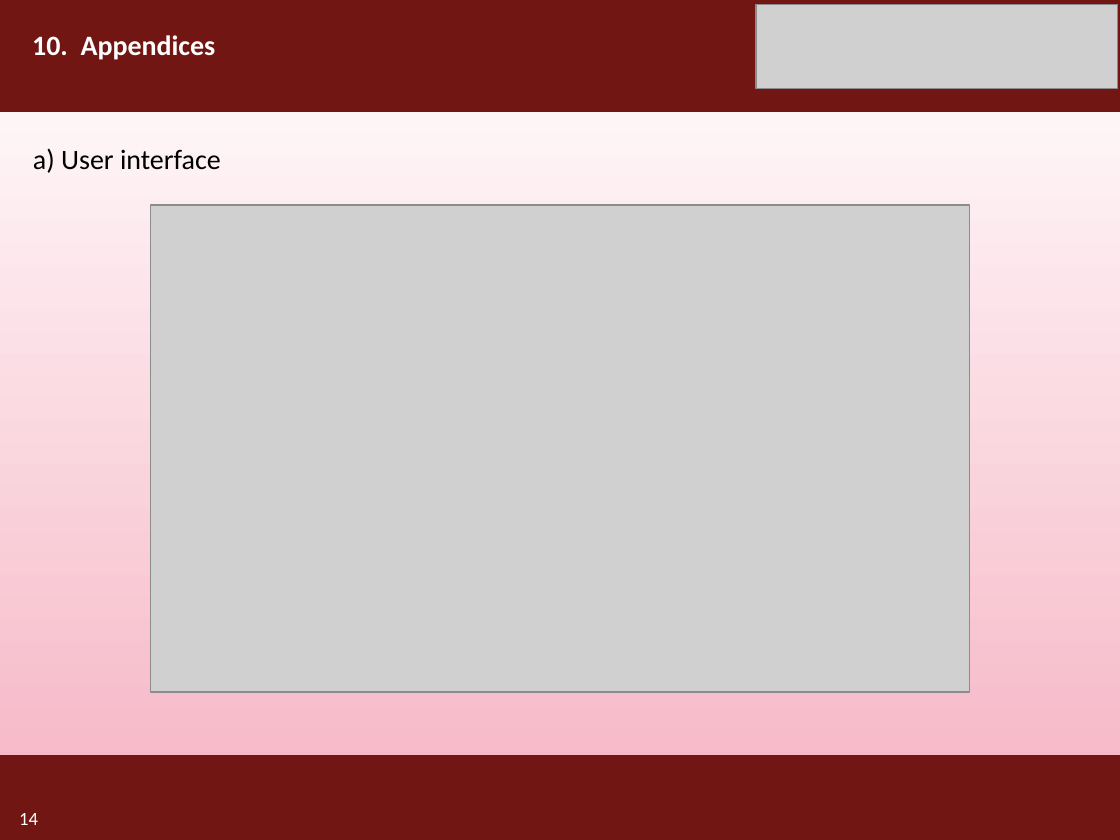
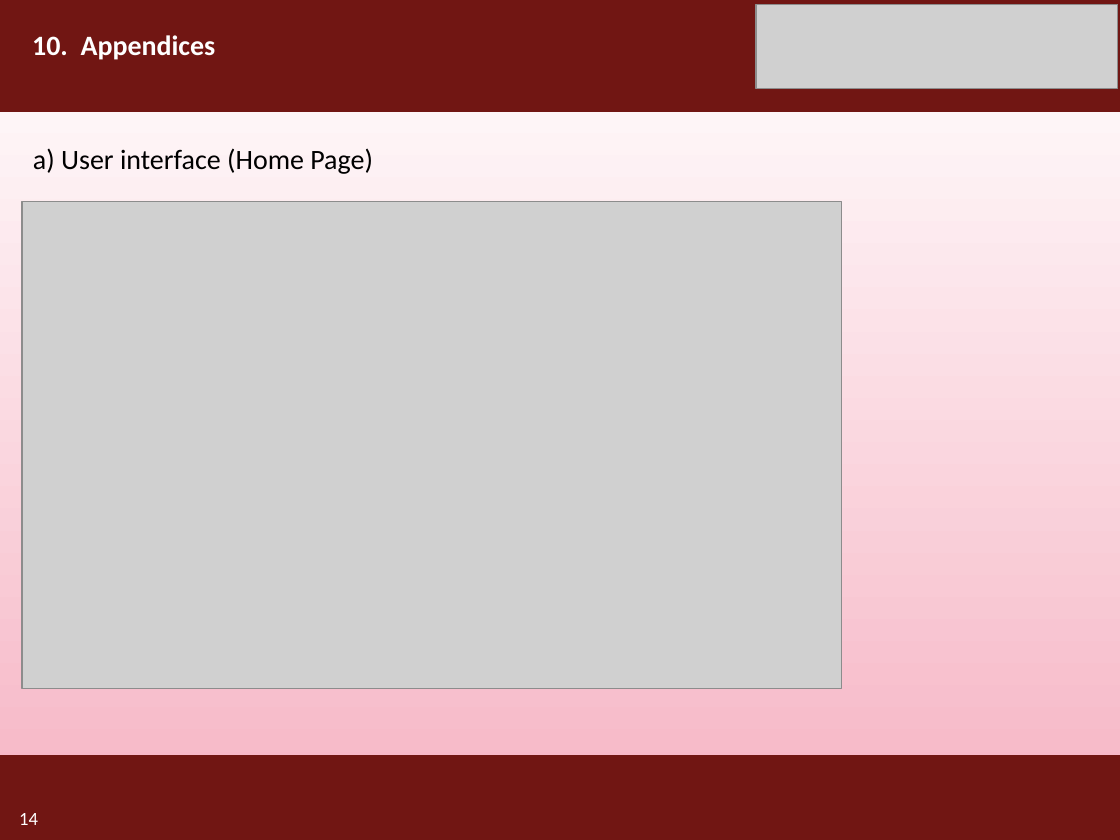
Before and after one commit to Pankajdas0025/BlogScript-website-, a slide deck: slide 14 of assets/Report/BlogScript Presentation.pptx. Drawn at 1120x840 pixels with LibreOffice and Linux fonts; fonts in the diff are those of the drawing; grey boxes stand for pictures. Boxes give left, top, right and bottom in pixels: in the first picture for what was removed or moved away, otherwise in the second. Text is boxed around its words. In the diff, an @@ line names an element or a change of style, - is before the commit and + after.

```diff
--- a/assets/Report/BlogScript Presentation.pptx
+++ b/assets/Report/BlogScript Presentation.pptx
@@ text at box(33, 148, 373, 174): text changed @@
-a) User interface
+a) User interface (Home Page)
@@ picture: place and size @@
-picture at box(150, 205, 970, 692)
+picture at box(22, 202, 842, 689)
```
Also in this commit, not shown: 3 other slides changed, 2 slides added, 2 other files.
